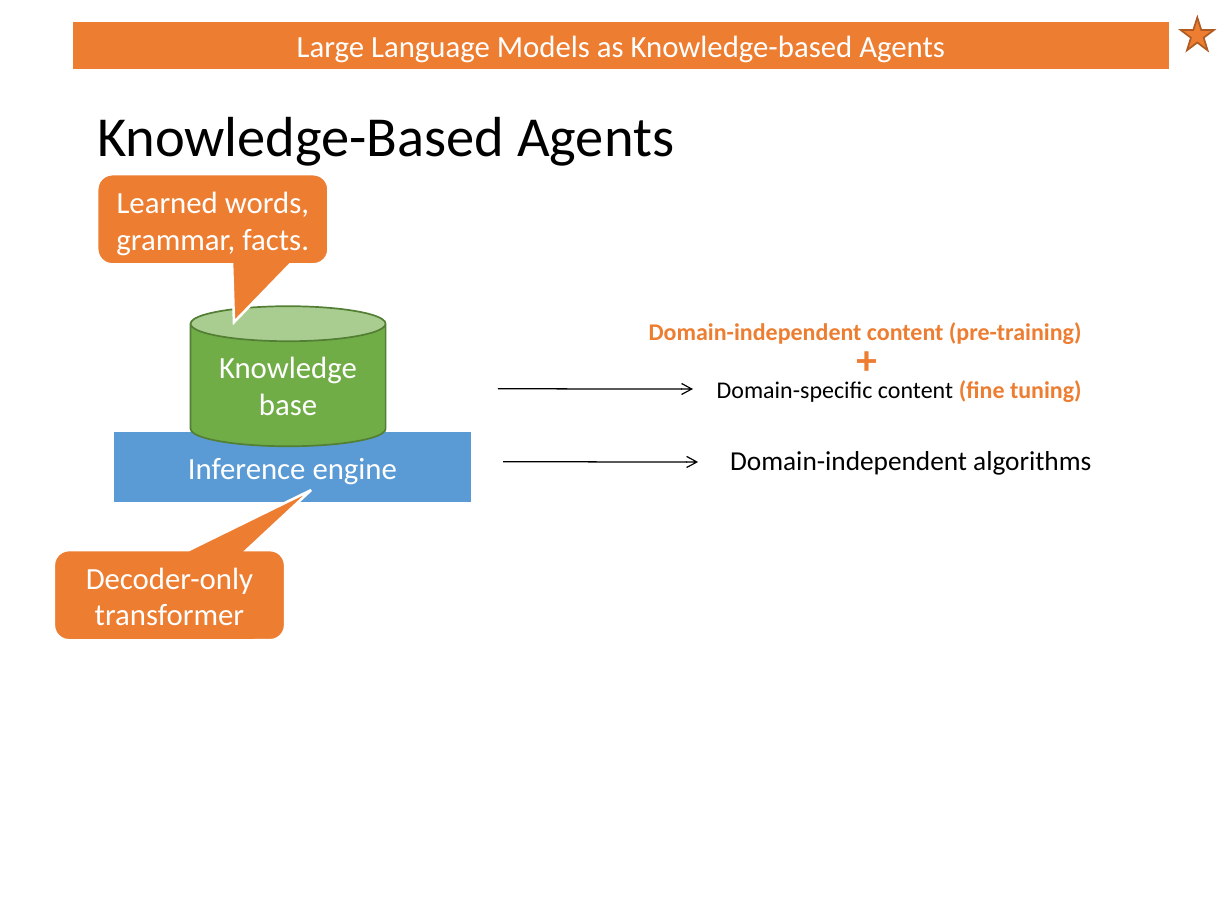
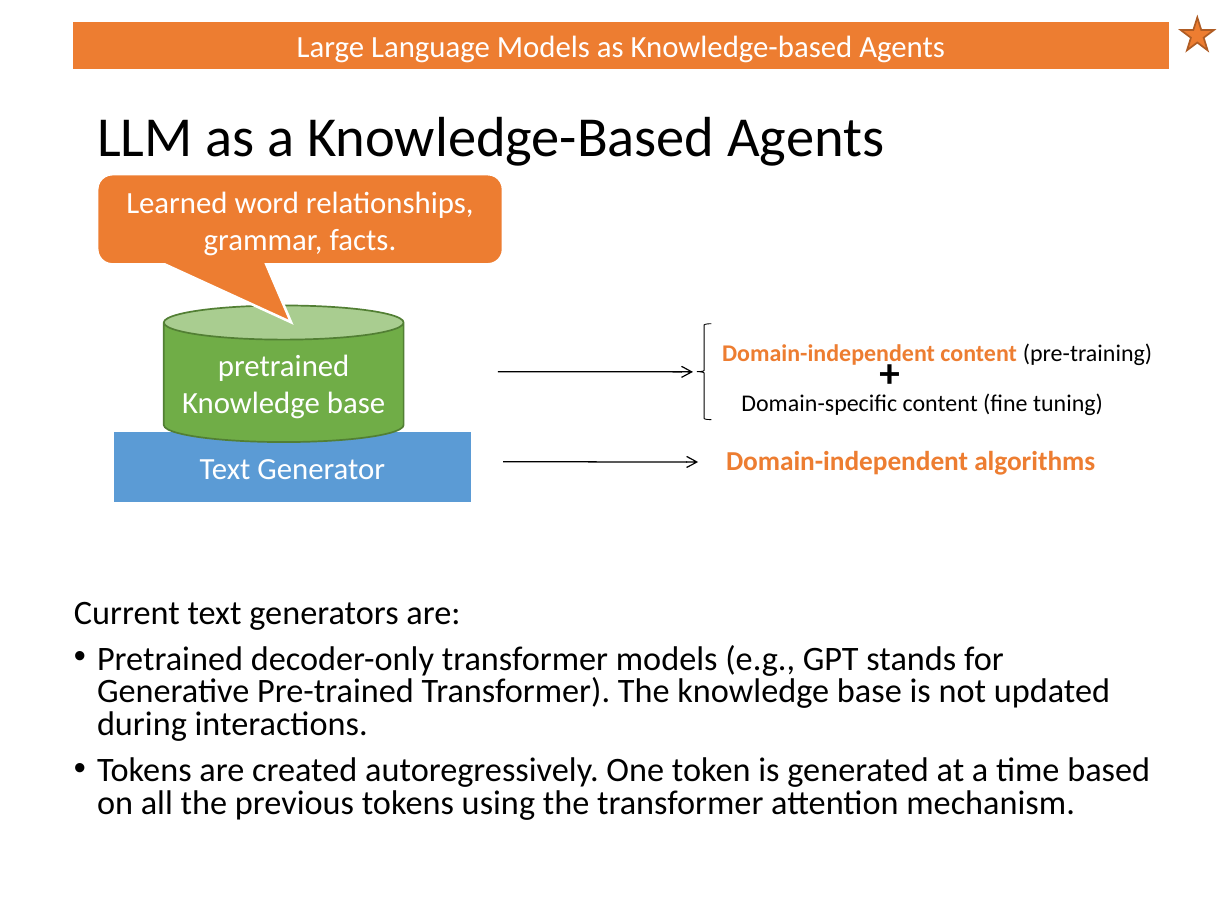
Before and after one commit to mhahsler/CS7320-AI, a slide deck: slide 40 of slides/07_logic.pptx (slide 38 before the commit). Drawn at 1232x924 pixels with LibreOffice and Linux fonts; fonts in the diff are those of the drawing. Boxes give left, top, right and bottom in pixels: in the first picture for what was removed or moved away, otherwise in the second. Text is boxed around its words. In the diff, an @@ line names an element or a change of style, - is before the commit and + after.

Commit message:
improved agent description.

```diff
--- a/slides/07_logic.pptx
+++ b/slides/07_logic.pptx
@@ title at bbox=[97, 116, 884, 166]: text changed @@
-Knowledge-Based Agents
+LLM as a Knowledge-Based Agents
@@ rounded speech box "Learned word relationships, grammar, facts.": place and size @@
-rounded speech box "Learned word relationships, grammar, facts." at bbox=[97, 174, 329, 264]
+rounded speech box "Learned word relationships, grammar, facts." at bbox=[97, 174, 503, 264]
@@ rounded speech box "Learned word relationships, grammar, facts." at bbox=[97, 174, 503, 264]: proportions changed @@
@@ text in rounded speech box at bbox=[126, 191, 474, 256]: text changed @@
-Learned words, grammar, facts.
+Learned word relationships, grammar, facts.
@@ cylinder "pretrained": place and size @@
-cylinder "pretrained" at bbox=[191, 307, 386, 447]
+cylinder "pretrained" at bbox=[164, 306, 404, 442]
@@ left brace added at bbox=[697, 324, 712, 420], outline #000000 0.5 pt @@
@@ text in cylinder at bbox=[218, 354, 349, 381]: paragraph added @@
+pretrained
@@ text "Domain-independent content (pre-training)": place and size @@
-text "Domain-independent content (pre-training)" at bbox=[649, 322, 1082, 344]
+text "Domain-independent content (pre-training)" at bbox=[722, 343, 1152, 368]
@@ text "Domain-independent content (pre-training)" at bbox=[722, 343, 1152, 368]: text colour #ED7D31 to #000000, bold off in "(pre-training)" @@
@@ text "+": place and size @@
-text "+" at bbox=[844, 326, 890, 388]
+text "+" at bbox=[867, 340, 913, 402]
@@ text "+" at bbox=[867, 340, 913, 402]: text colour #ED7D31 to #000000 @@
@@ arrow moved from (498, 389) - (692, 389) to (498, 372) - (692, 372) @@
@@ text "Domain-specific content (fine tuning)": place and size @@
-text "Domain-specific content (fine tuning)" at bbox=[717, 380, 1082, 402]
+text "Domain-specific content (fine tuning)" at bbox=[741, 393, 1103, 415]
@@ text "Domain-specific content (fine tuning)" at bbox=[741, 393, 1103, 415]: text colour #ED7D31 to #000000, bold off in "(fine tuning)" @@
@@ text "Domain-independent algorithms" at bbox=[726, 451, 1095, 475]: text colour #000000 to #ED7D31, bold on @@
@@ text in rectangle at bbox=[200, 459, 385, 479]: text changed @@
-Inference engine
+Text Generator
@@ rounded speech box removed at bbox=[54, 551, 286, 641] @@
-Decoder-only transformer
@@ text added at bbox=[74, 601, 1150, 820], 20 pt, text #000000 @@
+Current text generators are:
+• Pretrained decoder-only transformer models (e.g., GPT stands for Generative Pre-trained Transformer). The knowledge base is not updated during interactions.
+• Tokens are created autoregressively. One token is generated at a time based on all the previous tokens using the transformer attention mechanism.
```
Also in this commit, not shown: 7 other slides changed, 6 slides added, 3 slides removed, 1 other file.
